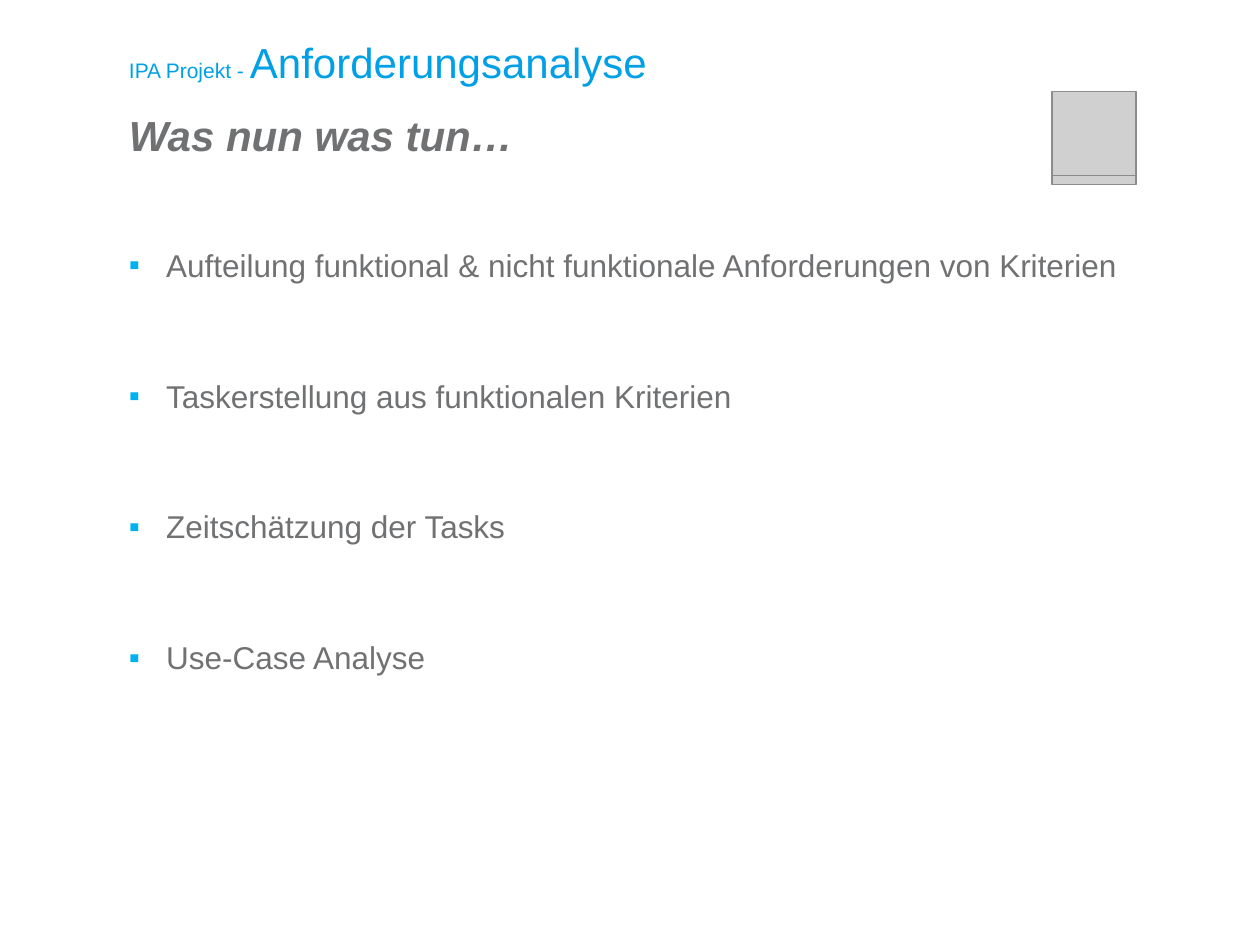
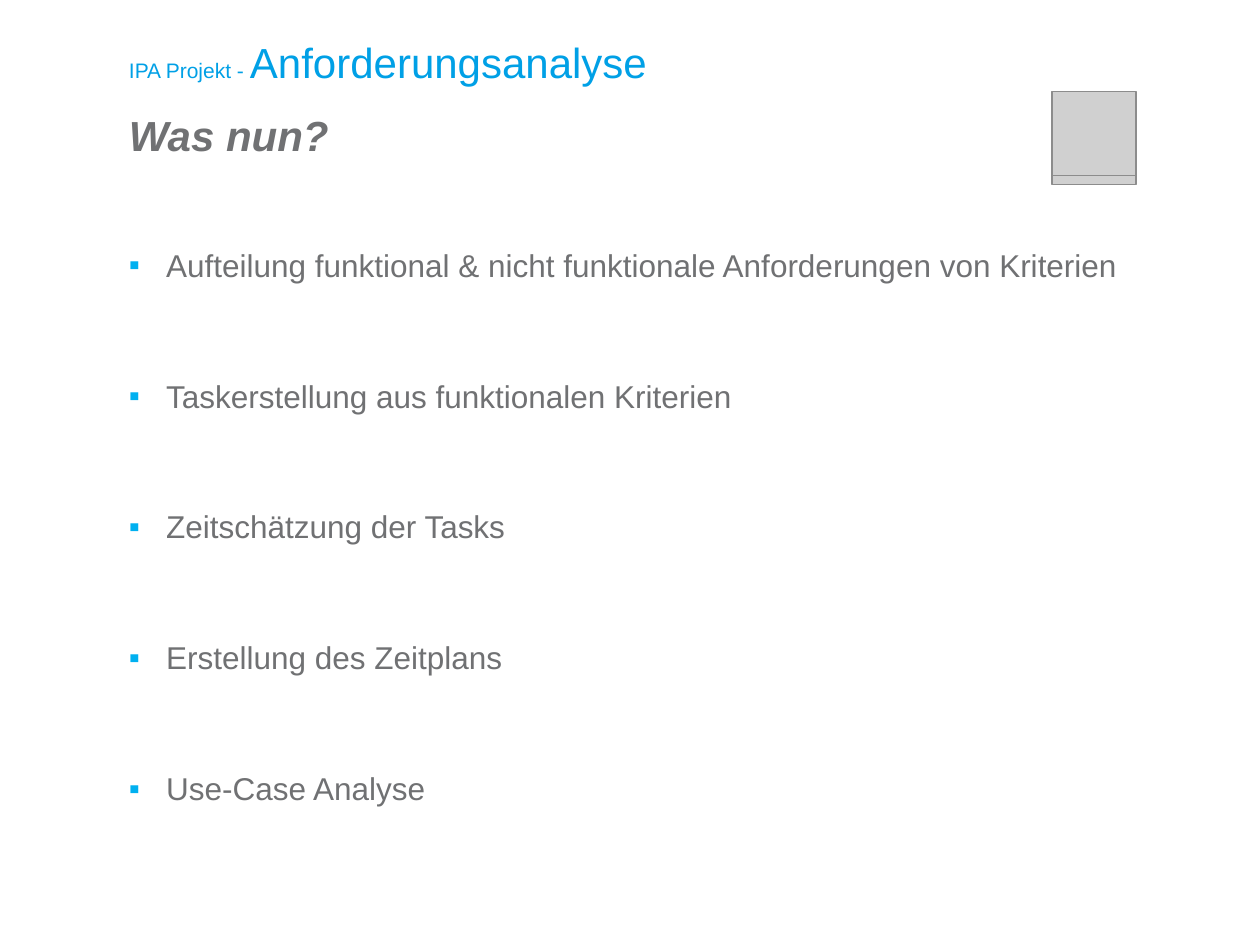
Before and after one commit to kre-cmi/IPA-KRE, a slide deck: slide 11 of doc/Zentralisierte Parameterverwaltung Präsentation.pptx (slide 12 before the commit). Drawn at 1260x945 pixels with LibreOffice and Linux fonts; fonts in the diff are those of the drawing; grey boxes stand for pictures; background and template pictures are left out. Boxes give left, top, right and bottom in pixels: in the first picture for what was removed or moved away, otherwise in the second. Text is boxed around its words. In the diff, an @@ line names an element or a change of style, - is before the commit and + after.

```diff
--- a/doc/Zentralisierte Parameterverwaltung Präsentation.pptx
+++ b/doc/Zentralisierte Parameterverwaltung Präsentation.pptx
@@ text at box(129, 121, 329, 152): text changed @@
-Was nun was tun…
+Was nun?
@@ text at box(166, 646, 502, 675): paragraph added @@
+▪ Erstellung des Zeitplans
```
Also in this commit, not shown: 9 other slides changed, 1 slide removed, 1 other file.
